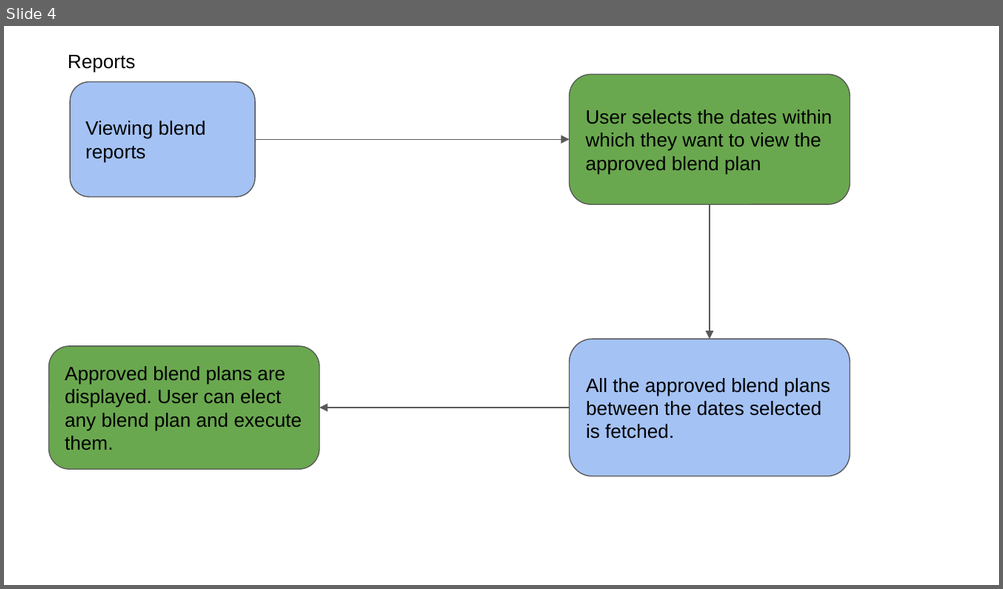
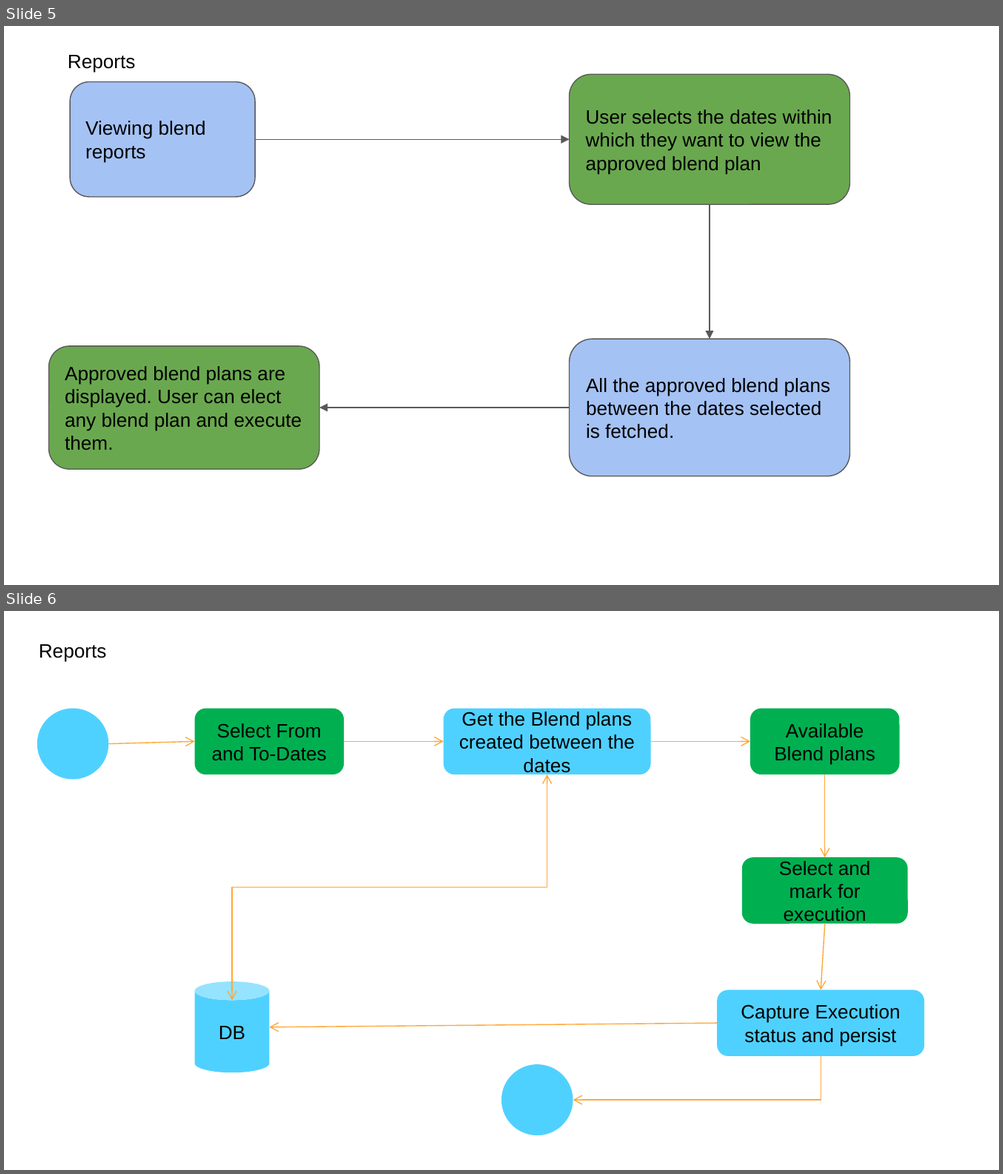
Before and after one commit to elogic-cscts/cscts_srs, a slide deck: Blending_SRS/blend-flow.pptx. Shown one above the other, each under a label of ours: slide 4 before the commit, slides 5 and 6 after it. The pictures are 1003x589 and 1003x1174 pixels, drawn with LibreOffice and Linux fonts; fonts in the diff are those of the drawing. Boxes give left, top, right and bottom in pixels: in the first picture for what was removed or moved away, otherwise in the second. Text is boxed around its words. In the diff, an @@ line names an element or a change of style, - is before the commit and + after.

```diff
--- a/Blending_SRS/blend-flow.pptx
+++ b/Blending_SRS/blend-flow.pptx
@@ slide 6 added at <box>4,611,999,1170</box>, background #FFFFFF @@
@@ group added at <box>37,644,924,1135</box>: 6 arrows, 5 rounded rectangles, 2 ellipses, 1 text, 1 cylinder, 1 elbow double arrow, 1 elbow arrow @@
+Reports
+Select From and To-Dates
+Get the Blend plans created between the dates
+DB
+Available Blend plans
+Select and mark for execution
+Capture Execution status and persist
@@ what was slide 4 is now slide 5 @@
```
Also in this commit, not shown: 2 slides changed, 1 other slide added, 40 other files.
